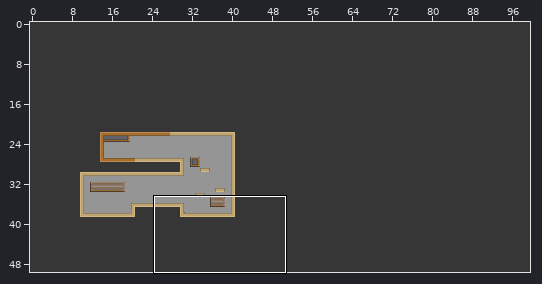
Two states of a Tiled map, core/assets/level2.tmx. The picture above shows the old version from afar; the outline marks the close-up.
Close-up. Before the edit:
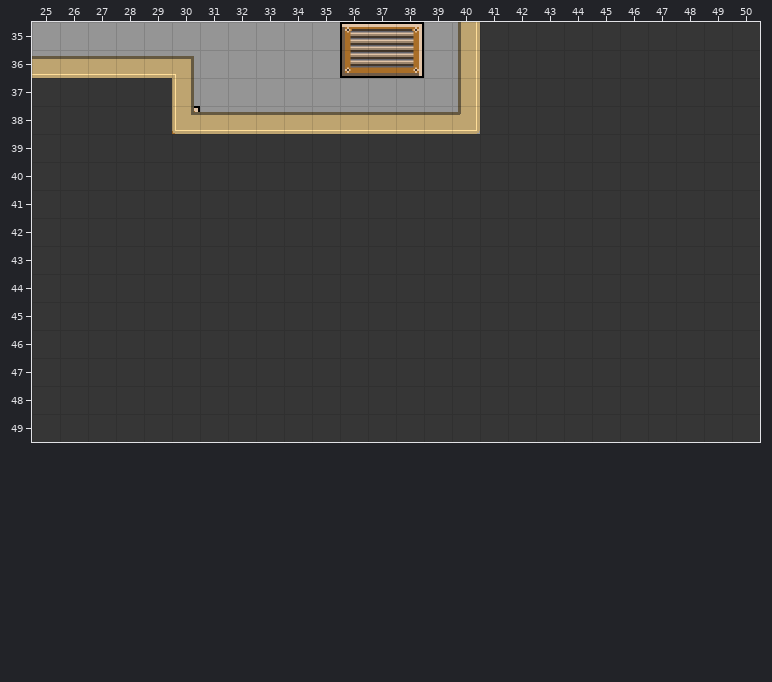
Cells are 32x32 px. Shown: x 25..50, y 35..49. The commit also changed other parts of the map, which this record leaves out.
After the commit:
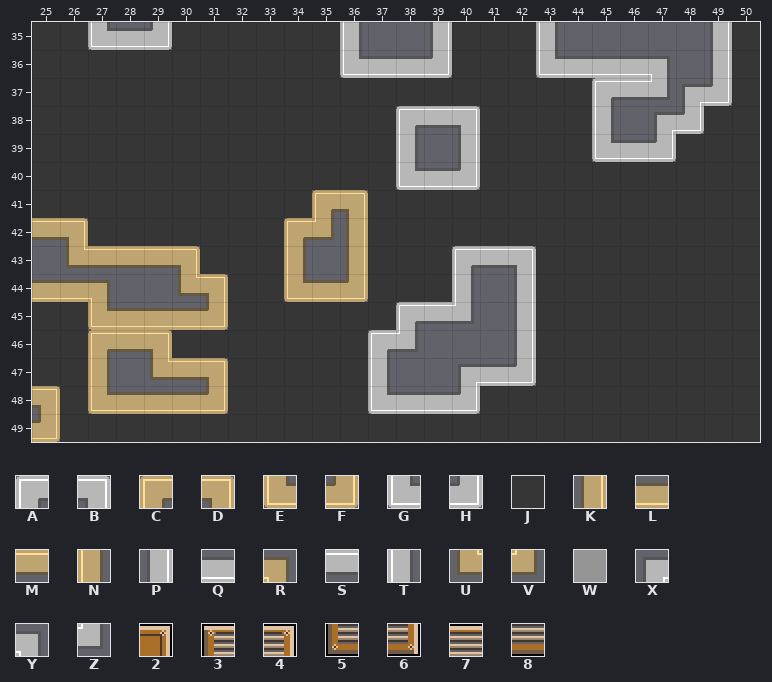
Key: from "test": A 0, B 11, C 25, D 26, E 45, F 46, G 140, H 151, J 160, K 176, L 177, M 196, N 197, P 206, Q 207, R 217, S 226, T 227, U 236, V 237, W 240, X 246, Y 247, Z 267, 2 337, 3 410, 4 411, 5 430, 6 431, 7 446, 8 467.
_ is an empty cell.
Change:
{"where": "layer \"BGTiles\""}
{"y":35,"x":25,"old":"WWWWWWWWWWW374WW","new":"JJGQHJJJJJJT__PJ"}
{"y":35,"x":43,"old":"JJJJJJJ","new":"T_____P"}
{"y":36,"x":25,"old":"WWWWWWWWWWW586WW","new":"JJJJJJJJJJJGQQHJ"}
{"y":36,"x":43,"old":"JJJJJJJ","new":"GQQQY_P"}
{"y":37,"x":30,"old":"WWWWWWWWWWW","new":"JJJJJJJJJJJ"}
{"y":37,"x":45,"old":"JJJJJ","new":"ASZXH"}
{"y":38,"x":30,"old":"2WWWWWWWWWW","new":"JJJJJJJJASB"}
{"y":38,"x":45,"old":"JJJJ","new":"T_XH"}
{"y":39,"x":38,"old":"JJJ","new":"T_P"}
{"y":39,"x":45,"old":"JJJ","new":"GQH"}
{"y":40,"x":38,"old":"JJJ","new":"GQH"}
{"y":41,"x":35,"old":"JJ","new":"CD"}
{"y":42,"x":25,"old":"JJ","new":"MD"}
{"y":42,"x":34,"old":"JJJ","new":"CVK"}
{"y":43,"x":25,"old":"JJJJJJ","new":"_UMMMD"}
{"y":43,"x":34,"old":"JJJ","new":"N_K"}
{"y":43,"x":40,"old":"JJJ","new":"ASB"}
{"y":44,"x":25,"old":"JJJJJJJ","new":"LLR__UD"}
{"y":44,"x":34,"old":"JJJ","new":"ELF"}
{"y":44,"x":40,"old":"JJJ","new":"T_P"}
{"y":45,"x":27,"old":"JJJJJ","new":"ELLLF"}
{"y":45,"x":38,"old":"JJJJJ","new":"ASZ_P"}
{"y":46,"x":27,"old":"JJJ","new":"CMD"}
{"y":46,"x":37,"old":"JJJJJJ","new":"AZ___P"}
{"y":47,"x":27,"old":"JJJJJ","new":"N_UMD"}
{"y":47,"x":37,"old":"JJJJJJ","new":"T__XQH"}
{"y":48,"x":25,"old":"J","new":"D"}
{"y":48,"x":27,"old":"JJJJJ","new":"ELLLF"}
{"y":48,"x":37,"old":"JJJJ","new":"GQQH"}
{"y":49,"x":25,"old":"J","new":"F"}
{"where": "layer \"MapTiles\""}
{"y":35,"x":40,"old":"K","new":"_"}
{"y":36,"x":25,"old":"LLLLLR","new":"______"}
{"y":36,"x":40,"old":"K","new":"_"}
{"y":37,"x":30,"old":"N","new":"_"}
{"y":37,"x":40,"old":"K","new":"_"}
{"y":38,"x":30,"old":"ELLLLLLLLLF","new":"___________"}
